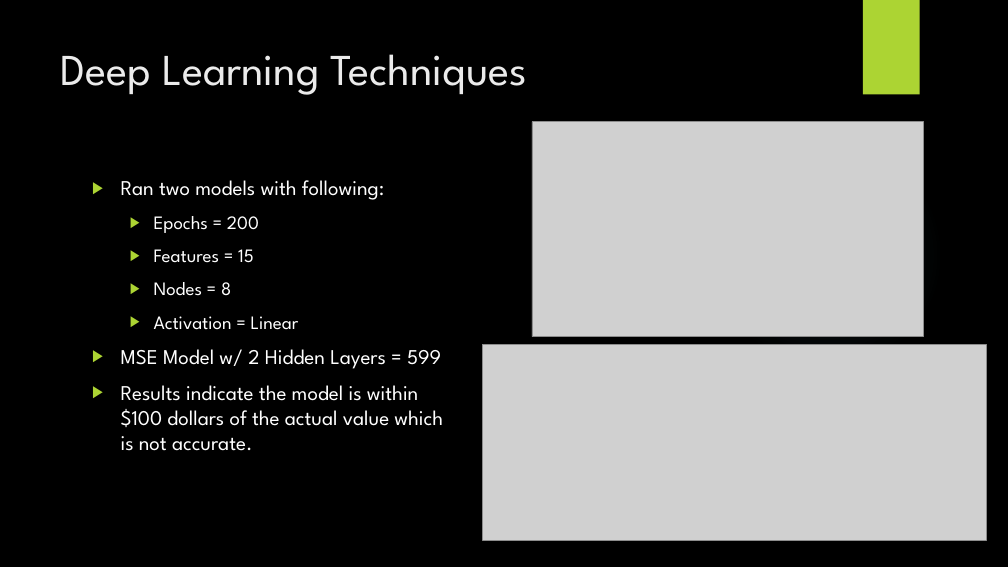
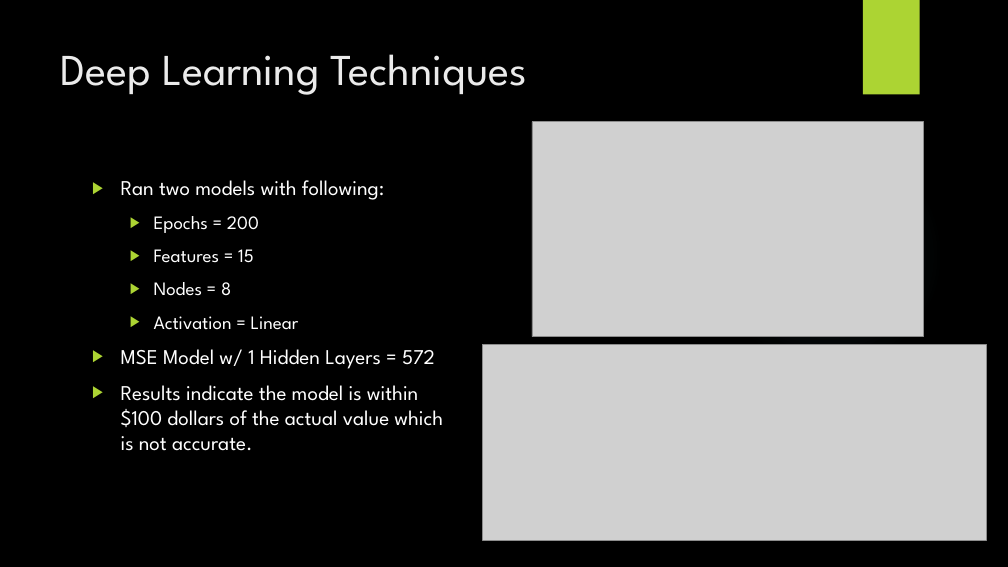
Before and after one commit to johnmyronmillar/HotelPricePredictor, a slide deck: slide 10 of Project_Presentation.pptx (slide 13 before the commit). Drawn at 1008x567 pixels with LibreOffice and Linux fonts; fonts in the diff are those of the drawing; grey boxes stand for pictures; background and template pictures are left out. Boxes give left, top, right and bottom in pixels: in the first picture for what was removed or moved away, otherwise in the second. Text is boxed around its words. In the diff, an @@ line names an element or a change of style, - is before the commit and + after.

```diff
--- a/Project_Presentation.pptx
+++ b/Project_Presentation.pptx
@@ text at bbox=[121, 349, 435, 369]: text changed @@
-▶ MSE Model w/ 2 Hidden Layers = 599
+▶ MSE Model w/ 1 Hidden Layers = 572
```
Also in this commit, not shown: 6 other slides changed.
